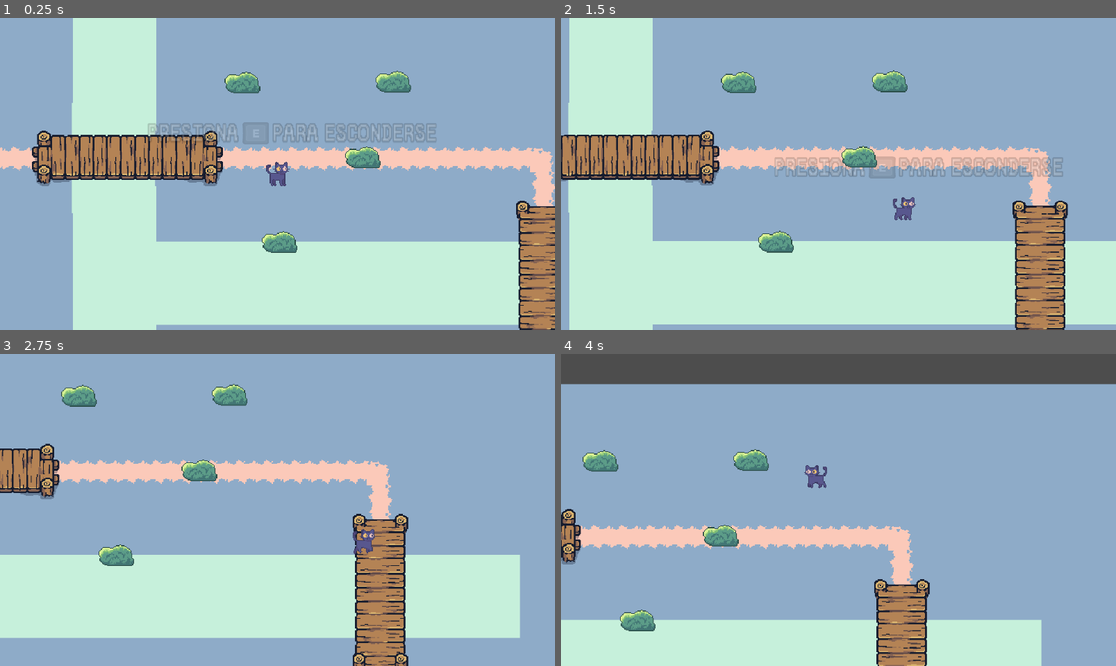
Above: before the commit, frames 1-4 (two rows, left to right).
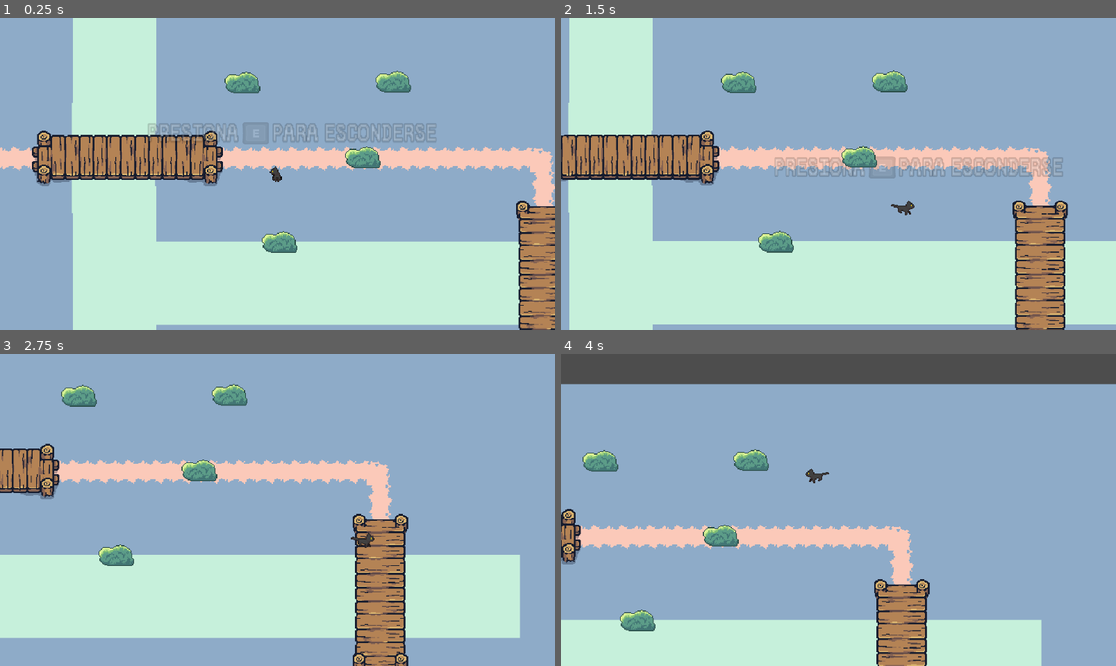
Above: after the commit, the same moments.

Repository: Nicolas-Canivares/catchycat
Game: Godot game, scene res://escenas/niveles/nivel_1.tscn
Same seed, same stepped clock (60 frames per second), same inputs: the game is played once before the commit and once after it.
Inputs:
- Up to frame 1 (0.25 s): no input
- Up to frame 2 (1.5 s): tap Enter (ui_accept) at 0.5, 0.77 s; hold Right (ui_right) 0.53-1.28 s; hold Down (ui_down) from 1.28 s (still down)
- Up to frame 3 (2.75 s): tap Enter (ui_accept) at 1.52 s; release Down (ui_down) at 2.03 s; hold Right (ui_right) from 2.03 s (still down)
- Up to frame 4 (4 s): release Right (ui_right) at 2.78 s; hold Up (ui_up) 2.78-3.53 s; tap Enter (ui_accept) at 3.02, 3.77 s; hold Left (ui_left) from 3.53 s (still down)

The runs differ from the first frame. In frame 1, 0.2% of the frame differs, in the area x 47-53%, y 46-54%; in frame 2, 0.2%; in frame 3, 0.2%, in the area x 63-68%, y 56-65%; in frame 4, 0.2%.

Commit message:
Animaciones Gatito Negor

Diff:
--- a/catchycat/Scripts/player/MovimientoJugador.gd
+++ b/catchycat/Scripts/player/MovimientoJugador.gd
@@ -39,10 +39,10 @@
 
 func update_animation():
 	if direction != Vector2.ZERO:
-		$AnimatedSprite2D.play("CaminarGato")
+		$AnimatedSprite2D.play("RunGatoNegro")
 		$AnimatedSprite2D.flip_h = direction.x < 0
 	else:
-		$AnimatedSprite2D.play("IdleGato")
+		$AnimatedSprite2D.play("IdleGatoNegro")
 
 func update_prompt():
 	var label = $HidePromptLabel
--- a/catchycat/escenas/niveles/nivel_1.tscn
+++ b/catchycat/escenas/niveles/nivel_1.tscn
@@ -1,11 +1,11 @@
 [gd_scene load_steps=16 format=4 uid="uid://dgdpknfxwl5gm"]
 
 [ext_resource type="PackedScene" uid="uid://b8jtp7c6p0a1q" path="res://escenas/player/jugador.tscn" id="1_c7648"]
-[ext_resource type="Texture2D" uid="uid://b5weswd8g7w0y" path="res://Assets/TileSets/Tilemap_Flat.png" id="3_aa4oa"]
+[ext_resource type="Texture2D" uid="uid://b5weswd8g7w0y" path="res://assets/tilesets/Tilemap_Flat.png" id="3_aa4oa"]
 [ext_resource type="Texture2D" uid="uid://dcilqtifwyu2v" path="res://assets/tilesets/Pasto_Tierra.png" id="3_bakxy"]
 [ext_resource type="PackedScene" uid="uid://biwavwyhdcov0" path="res://escenas/objetos/caja.tscn" id="4_dlr1y"]
-[ext_resource type="Texture2D" uid="uid://bjccf3y81884b" path="res://Assets/TileSets/Foam.png" id="4_r7a30"]
-[ext_resource type="Texture2D" uid="uid://dcdg6e6dnu2ud" path="res://Assets/TileSets/Bridge_All.png" id="5_1kjm8"]
+[ext_resource type="Texture2D" uid="uid://bjccf3y81884b" path="res://assets/tilesets/Foam.png" id="4_r7a30"]
+[ext_resource type="Texture2D" uid="uid://dcdg6e6dnu2ud" path="res://assets/tilesets/Bridge_All.png" id="5_1kjm8"]
 
 [sub_resource type="TileSetAtlasSource" id="TileSetAtlasSource_5lb5d"]
 texture = ExtResource("3_aa4oa")
--- a/catchycat/escenas/player/jugador.tscn
+++ b/catchycat/escenas/player/jugador.tscn
@@ -1,9 +1,10 @@
-[gd_scene load_steps=46 format=3 uid="uid://b8jtp7c6p0a1q"]
+[gd_scene load_steps=57 format=3 uid="uid://b8jtp7c6p0a1q"]
 
 [ext_resource type="Texture2D" uid="uid://b108oc2atyqfp" path="res://assets/jugador/Idle (32x32).png" id="1_grn6b"]
 [ext_resource type="Script" uid="uid://60eru4nc0oo0" path="res://Scripts/player/MovimientoJugador.gd" id="1_w2vcx"]
 [ext_resource type="Texture2D" uid="uid://b2pu6oy6uvh7y" path="res://assets/jugador/Run (32x32).png" id="2_km2qa"]
 [ext_resource type="Texture2D" uid="uid://dauqmsnf3iifb" path="res://assets/jugador/prototipoGato1.png" id="2_l63m8"]
+[ext_resource type="Texture2D" uid="uid://doqcsk8le6i4c" path="res://assets/jugador/black_2.png" id="4_2m6hl"]
 [ext_resource type="FontFile" uid="uid://xrimep40kvp2" path="res://assets/fuentes/PeaberryBase.ttf" id="4_4fw4h"]
 [ext_resource type="Texture2D" uid="uid://fa5g0qp2yd54" path="res://assets/teclas/e.png" id="5_ytybs"]
 
@@ -87,6 +88,26 @@
 atlas = ExtResource("2_l63m8")
 region = Rect2(0, 0, 32, 32)
 
+[sub_resource type="AtlasTexture" id="AtlasTexture_iwltw"]
+atlas = ExtResource("4_2m6hl")
+region = Rect2(128, 32, 32, 32)
+
+[sub_resource type="AtlasTexture" id="AtlasTexture_s6mab"]
+atlas = ExtResource("4_2m6hl")
+region = Rect2(160, 32, 32, 32)
+
+[sub_resource type="AtlasTexture" id="AtlasTexture_kkctn"]
+atlas = ExtResource("4_2m6hl")
+region = Rect2(192, 32, 32, 32)
+
+[sub_resource type="AtlasTexture" id="AtlasTexture_ng04u"]
+atlas = ExtResource("4_2m6hl")
+region = Rect2(224, 32, 32, 32)
+
+[sub_resource type="AtlasTexture" id="AtlasTexture_d5n0u"]
+atlas = ExtResource("4_2m6hl")
+region = Rect2(128, 64, 32, 32)
+
 [sub_resource type="AtlasTexture" id="AtlasTexture_4jmf4"]
 atlas = ExtResource("2_km2qa")
 region = Rect2(0, 0, 32, 32)
@@ -134,6 +155,26 @@
 [sub_resource type="AtlasTexture" id="AtlasTexture_c6yjk"]
 atlas = ExtResource("2_km2qa")
 region = Rect2(352, 0, 32, 32)
+
+[sub_resource type="AtlasTexture" id="AtlasTexture_vqvyd"]
+atlas = ExtResource("4_2m6hl")
+region = Rect2(512, 416, 32, 32)
+
+[sub_resource type="AtlasTexture" id="AtlasTexture_70i6x"]
+atlas = ExtResource("4_2m6hl")
+region = Rect2(544, 416, 32, 32)
+
+[sub_resource type="AtlasTexture" id="AtlasTexture_joll7"]
+atlas = ExtResource("4_2m6hl")
+region = Rect2(576, 416, 32, 32)
+
+[sub_resource type="AtlasTexture" id="AtlasTexture_5006s"]
+atlas = ExtResource("4_2m6hl")
+region = Rect2(608, 416, 32, 32)
+
+[sub_resource type="AtlasTexture" id="AtlasTexture_o4peu"]
+atlas = ExtResource("4_2m6hl")
+region = Rect2(512, 448, 32, 32)
 
 [sub_resource type="SpriteFrames" id="SpriteFrames_km2qa"]
 animations = [{
@@ -213,6 +254,35 @@
 "speed": 5.0
 }, {
 "frames": [{
+"duration": 4.0,
+"texture": SubResource("AtlasTexture_iwltw")
+}, {
+"duration": 1.0,
+"texture": SubResource("AtlasTexture_s6mab")
+}, {
+"duration": 4.0,
+"texture": SubResource("AtlasTexture_kkctn")
+}, {
+"duration": 1.0,
+"texture": SubResource("AtlasTexture_ng04u")
+}, {
+"duration": 4.0,
+"texture": SubResource("AtlasTexture_d5n0u")
+}, {
+"duration": 1.0,
+"texture": SubResource("AtlasTexture_ng04u")
+}, {
+"duration": 4.0,
+"texture": SubResource("AtlasTexture_kkctn")
+}, {
+"duration": 1.0,
+"texture": SubResource("AtlasTexture_s6mab")
+}],
+"loop": true,
+"name": &"IdleGatoNegro",
+"speed": 5.0
+}, {
+"frames": [{
 "duration": 1.0,
 "texture": SubResource("AtlasTexture_4jmf4")
 }, {
@@ -252,6 +322,26 @@
 "loop": true,
 "name": &"Run",
 "speed": 20.0
+}, {
+"frames": [{
+"duration": 1.0,
+"texture": SubResource("AtlasTexture_vqvyd")
+}, {
+"duration": 1.0,
+"texture": SubResource("AtlasTexture_70i6x")
+}, {
+"duration": 1.0,
+"texture": SubResource("AtlasTexture_joll7")
+}, {
+"duration": 1.0,
+"texture": SubResource("AtlasTexture_5006s")
+}, {
+"duration": 1.0,
+"texture": SubResource("AtlasTexture_o4peu")
+}],
+"loop": true,
+"name": &"RunGatoNegro",
+"speed": 12.0
 }]
 
 [sub_resource type="CapsuleShape2D" id="CapsuleShape2D_grn6b"]
@@ -324,8 +414,8 @@
 [node name="AnimatedSprite2D" type="AnimatedSprite2D" parent="."]
 texture_filter = 1
 sprite_frames = SubResource("SpriteFrames_km2qa")
-animation = &"IdleGato"
-frame_progress = 0.363974
+animation = &"RunGatoNegro"
+frame_progress = 0.543871
 
 [node name="CollisionShape2D" type="CollisionShape2D" parent="."]
 position = Vector2(0, 2)
Not shown, added: catchycat/assets/jugador/black_2.png.import
